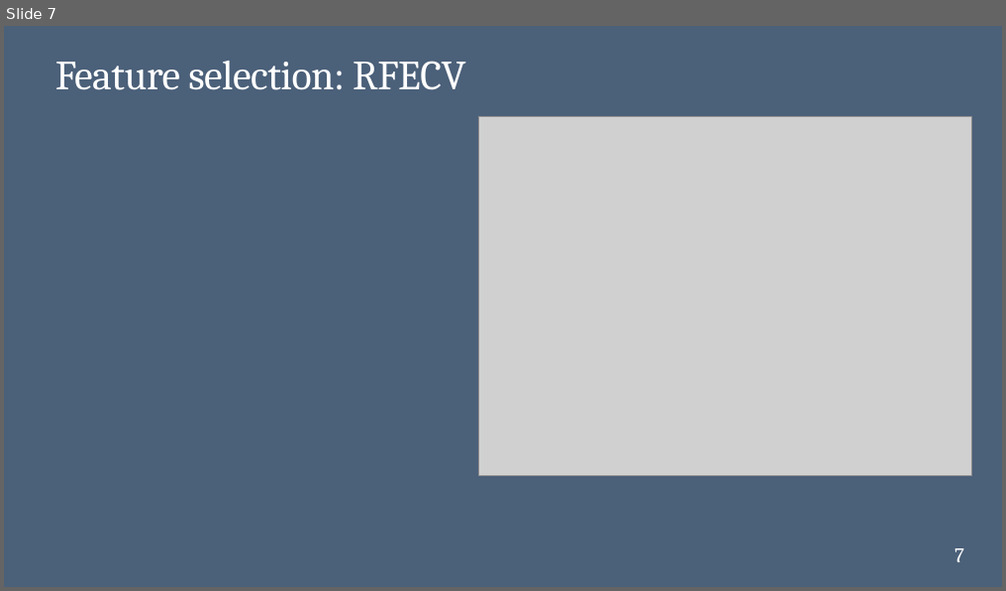
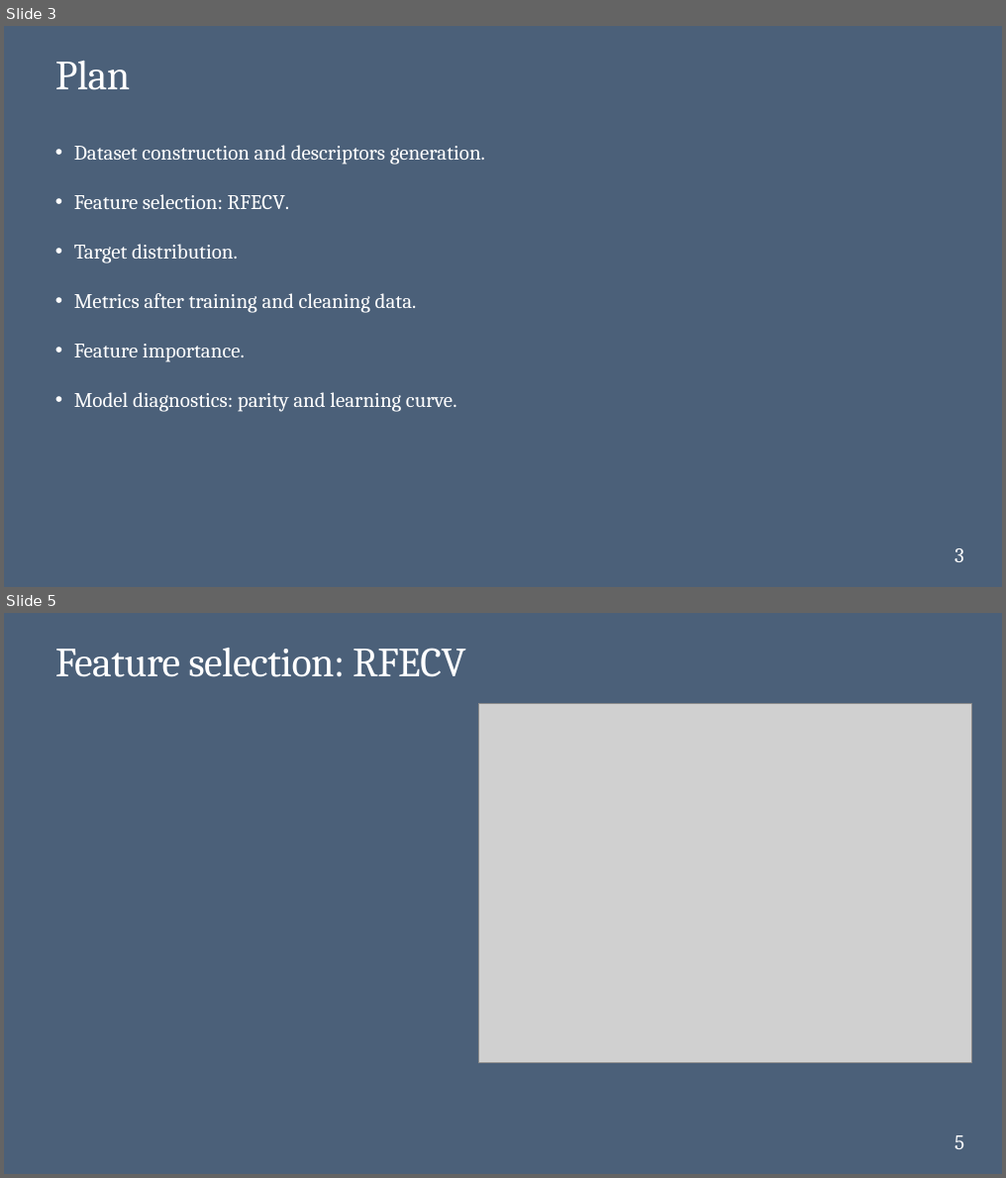
Before and after one commit to artemiikagramanian/MCE_predict, a slide deck: SISM_presentation_MCE_predict.pptx. Shown one above the other, each under a label of ours: slide 7 before the commit, slides 3 and 5 after it; the slides between them are not shown. The pictures are 1006x591 and 1006x1178 pixels, drawn with LibreOffice and Linux fonts; fonts in the diff are those of the drawing; grey boxes stand for pictures. Boxes give left, top, right and bottom in pixels: in the first picture for what was removed or moved away, otherwise in the second. Text is boxed around its words. In the diff, an @@ line names an element or a change of style, - is before the commit and + after.

Commit message:
+gridsearch, +RFECV for all models, without plots

```diff
--- a/SISM_presentation_MCE_predict.pptx
+++ b/SISM_presentation_MCE_predict.pptx
@@ slide 3 added at box(4, 26, 1002, 587), background #4B6079 @@
@@ title added at box(55, 61, 130, 90), 80 pt, text #FFFFFF @@
+Plan
@@ text added at box(74, 145, 485, 412), 40 pt, text #FFFFFF @@
+• Dataset construction and descriptors generation.
+• Feature selection: RFECV.
+• Target distribution.
+• Metrics after training and cleaning data.
+• Feature importance.
+• Model diagnostics: parity and learning curve.
@@ page number added at box(954, 549, 964, 563), 40 pt, text #FFFFFF @@
+3
@@ what was slide 7 is now slide 5 @@
@@ page number at box(954, 1136, 964, 1150): text changed @@
-7
+5
```
Also in this commit, not shown: 6 slides changed, 3 slides removed, 21 other files.
